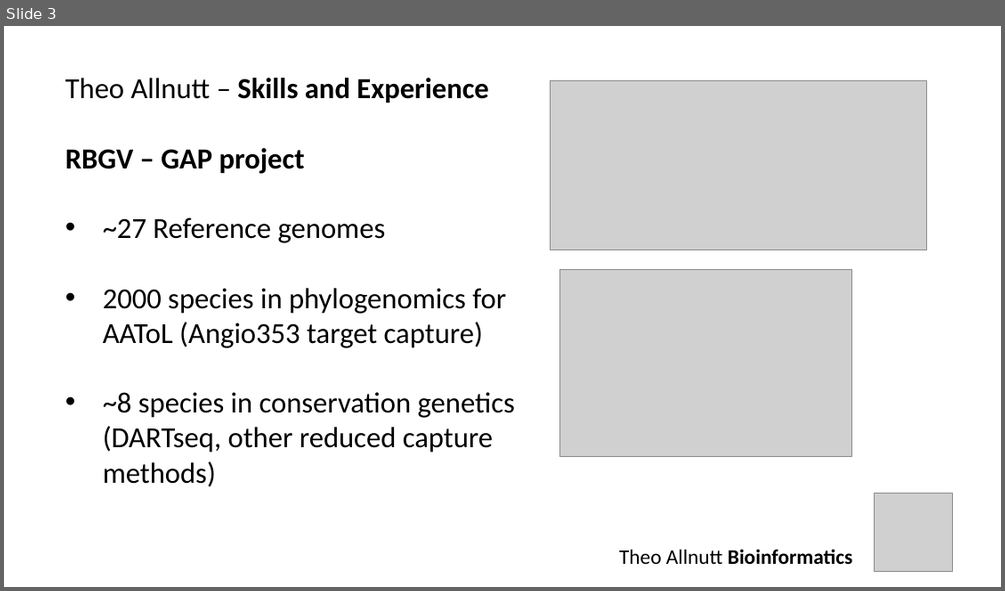
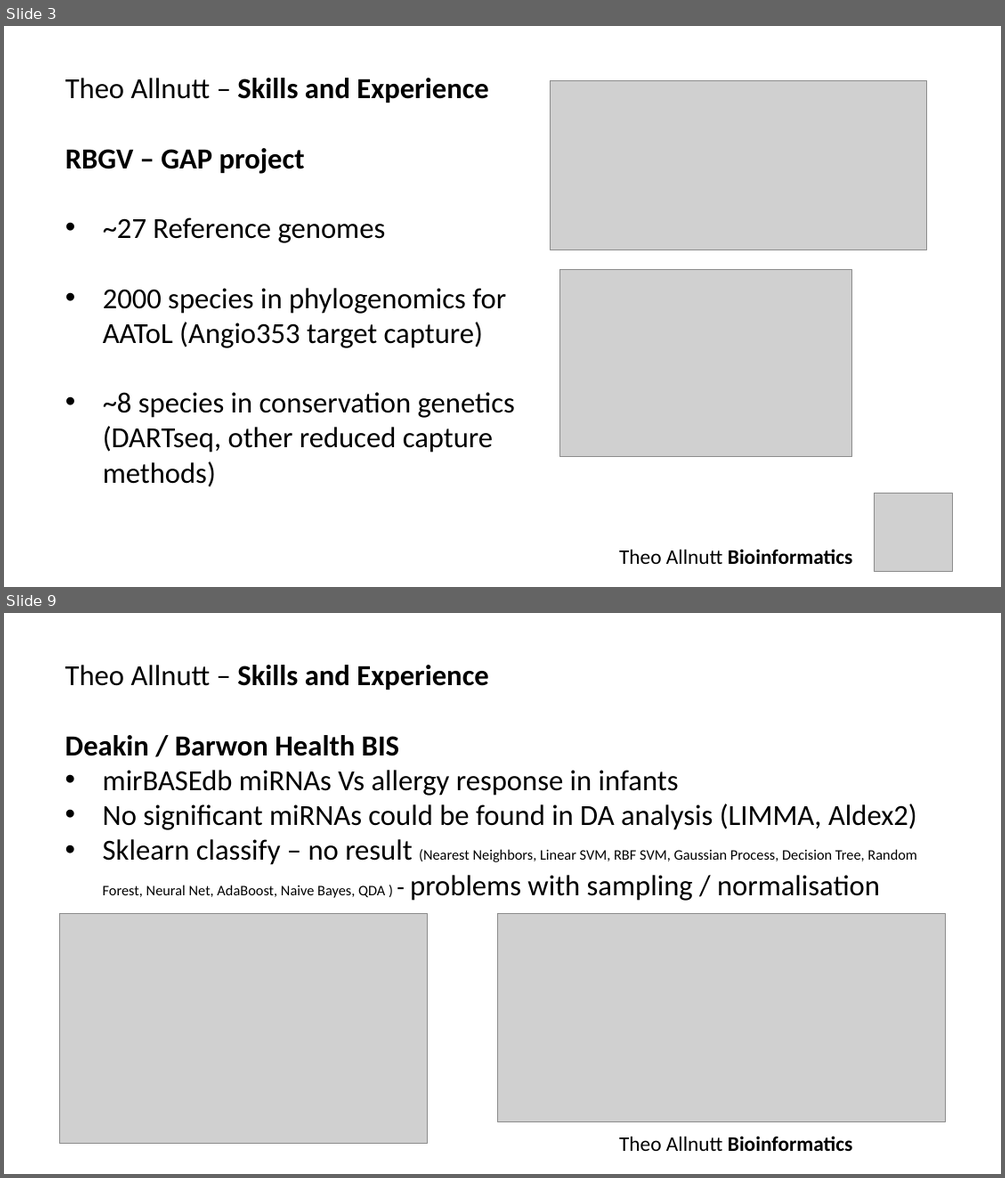
Before and after one commit to theo-allnutt-bioinformatics/slides, a slide deck: CSIRO2023.pptx. Shown one above the other, each under a label of ours: slide 3 before the commit, slides 3 and 9 after it; the slides between them are not shown. The pictures are 1005x591 and 1005x1178 pixels, drawn with LibreOffice and Linux fonts; fonts in the diff are those of the drawing; grey boxes stand for pictures. Boxes give left, top, right and bottom in pixels: in the first picture for what was removed or moved away, otherwise in the second. Text is boxed around its words. In the diff, an @@ line names an element or a change of style, - is before the commit and + after.

```diff
--- a/CSIRO2023.pptx
+++ b/CSIRO2023.pptx
@@ slide 9 added at bbox=[4, 613, 1001, 1174], background #FFFFFF @@
@@ text added at bbox=[65, 665, 917, 900], 28 pt, text #000000 @@
+Theo Allnutt – Skills and Experience
+Deakin / Barwon Health BIS
+• mirBASEdb miRNAs Vs allergy response in infants
+• No significant miRNAs could be found in DA analysis (LIMMA, Aldex2)
+• Sklearn classify – no result (Nearest Neighbors, Linear SVM, RBF SVM, Gaussian Process, Decision Tree, Random Forest, Neural Net, AdaBoost, Naive Bayes, QDA ) - problems with sampling / normalisation
@@ picture added at bbox=[59, 914, 428, 1143] @@
@@ picture added at bbox=[498, 914, 946, 1121] @@
@@ text added at bbox=[619, 1135, 853, 1151], 20 pt, text #000000, bold @@
+Theo Allnutt Bioinformatics
```
Also in this commit, not shown: 5 slides changed, 2 other slides added.
